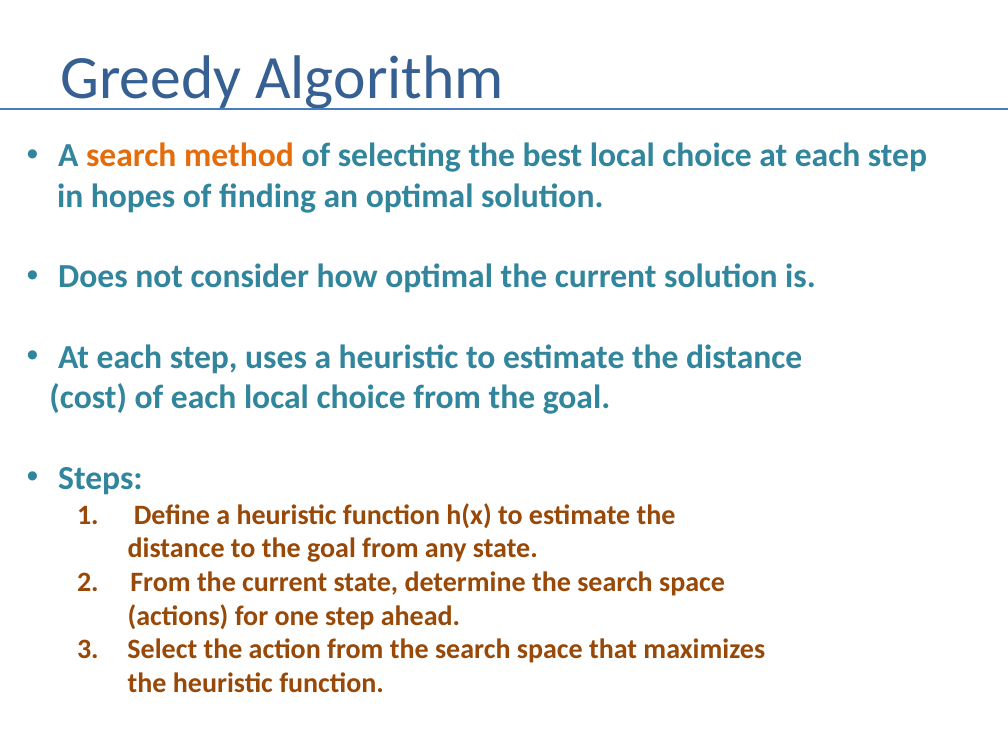
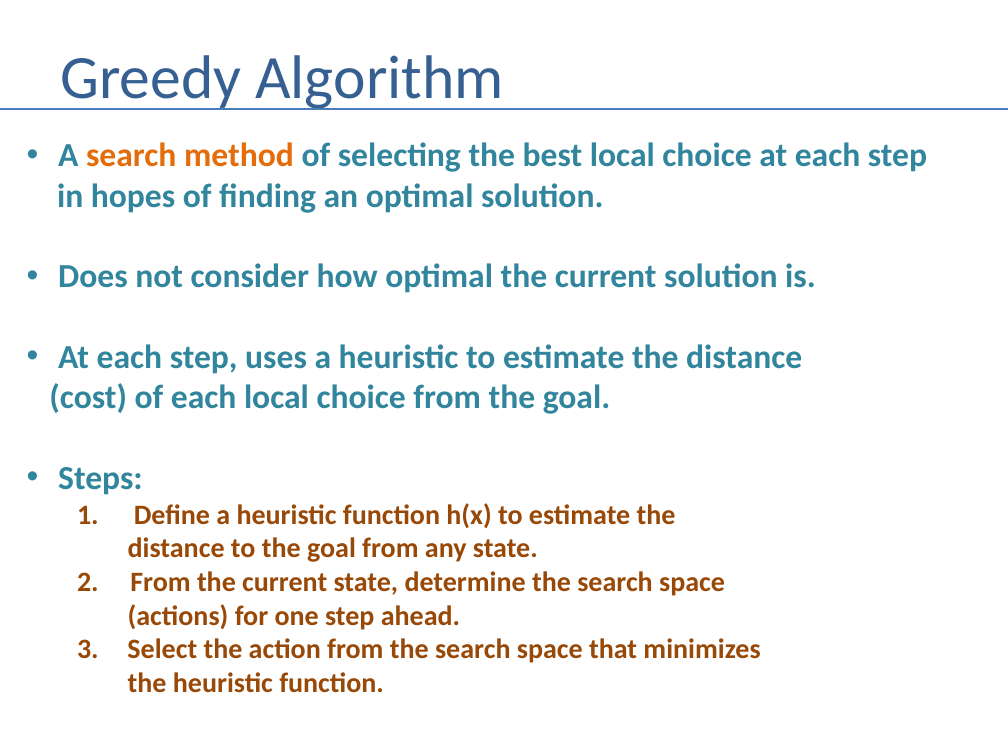
Before and after one commit to andrewferlitsch/Portland-Data-Science-Group, a slide deck: slide 2 of Presentations/AI - Greedy.pptx. Drawn at 1008x756 pixels with LibreOffice and Linux fonts; fonts in the diff are those of the drawing. Boxes give left, top, right and bottom in pixels: in the first picture for what was removed or moved away, otherwise in the second. Text is boxed around its words. In the diff, an @@ line names an element or a change of style, - is before the commit and + after.

```diff
--- a/Presentations/AI - Greedy.pptx
+++ b/Presentations/AI - Greedy.pptx
@@ text at box(127, 638, 760, 663): text changed @@
-  3. Select the action from the search space that maximizes
+  3. Select the action from the search space that minimizes
```
Also in this commit, not shown: 3 other slides changed, 2 slides added, 1 other file.
